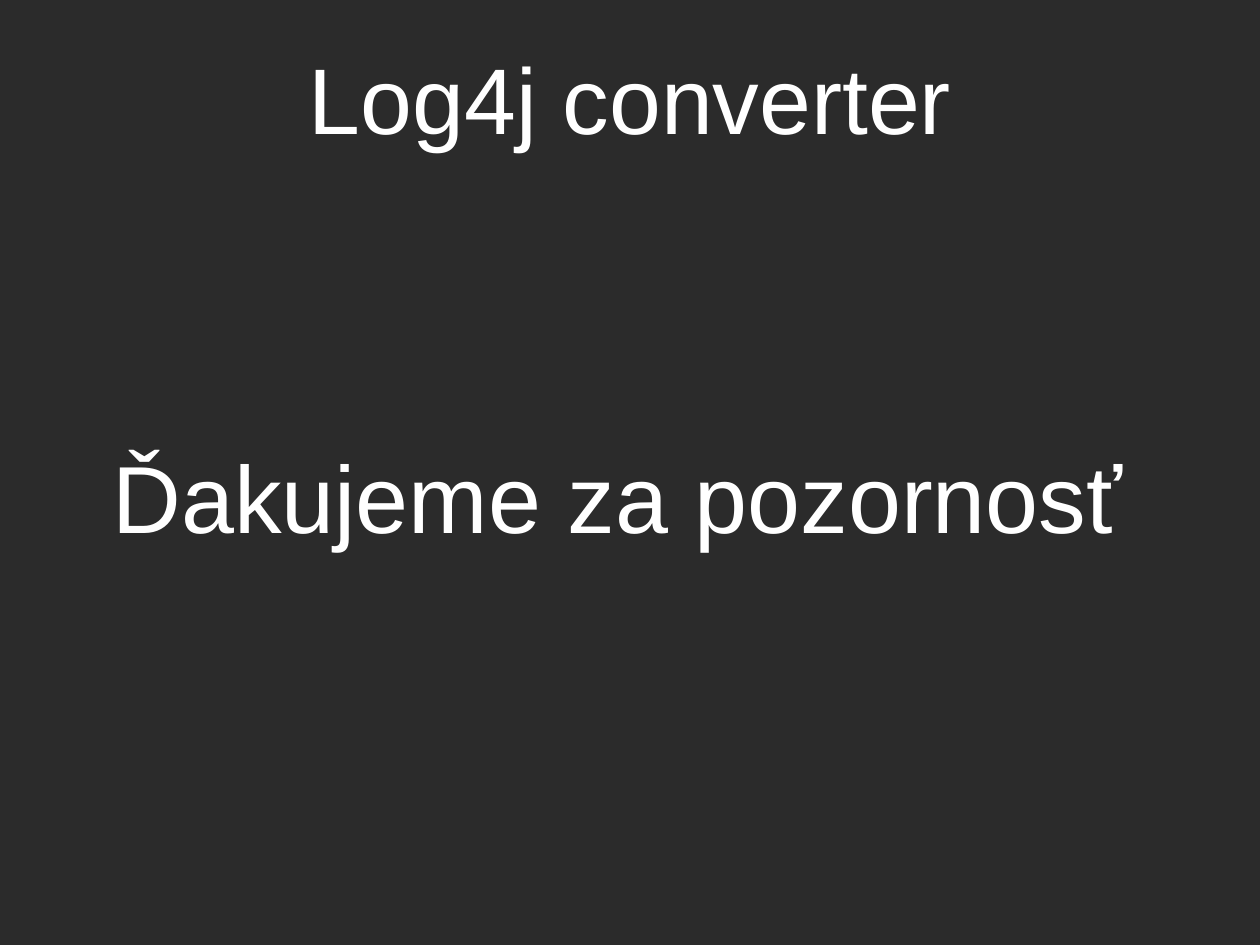
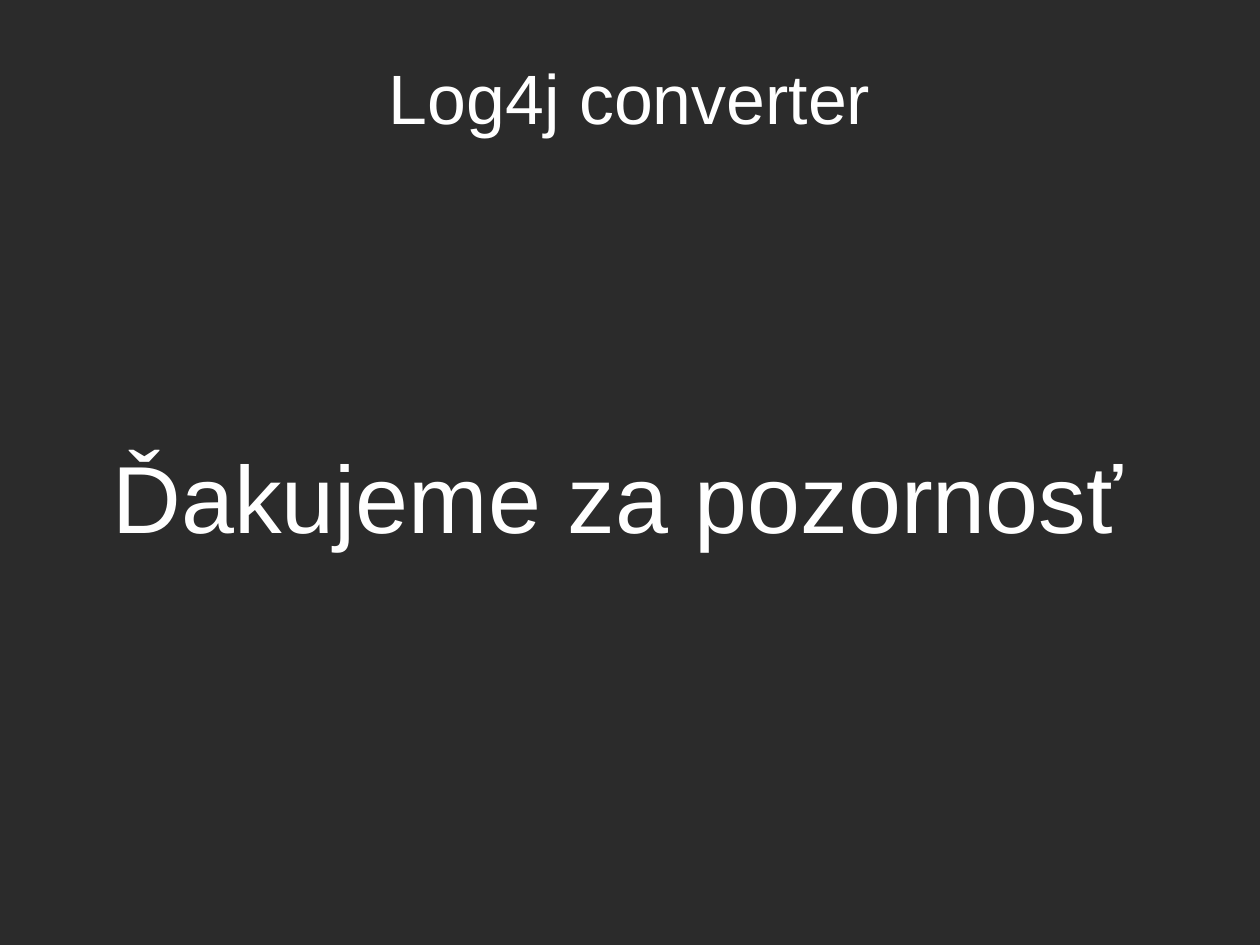
Before and after one commit to balent/Log4j-Convert-Configuration, a slide deck: slide 13 of prezentacia/log4j.odp (slide 9 before the commit). Drawn at 1260x945 pixels with LibreOffice and Linux fonts; fonts in the diff are those of the drawing; background and template pictures are left out; a plain dark background stands for a picture behind light text. Boxes give left, top, right and bottom in pixels: in the first picture for what was removed or moved away, otherwise in the second. Text is boxed around its words. In the diff, an @@ line names an element or a change of style, - is before the commit and + after.

```diff
--- a/prezentacia/log4j.odp
+++ b/prezentacia/log4j.odp
@@ title "Log4j converter" at box(389, 73, 870, 138): size 58.7 to 44 pt @@
```
Also in this commit, not shown: 6 other slides changed, 5 slides added, 1 slide removed.
